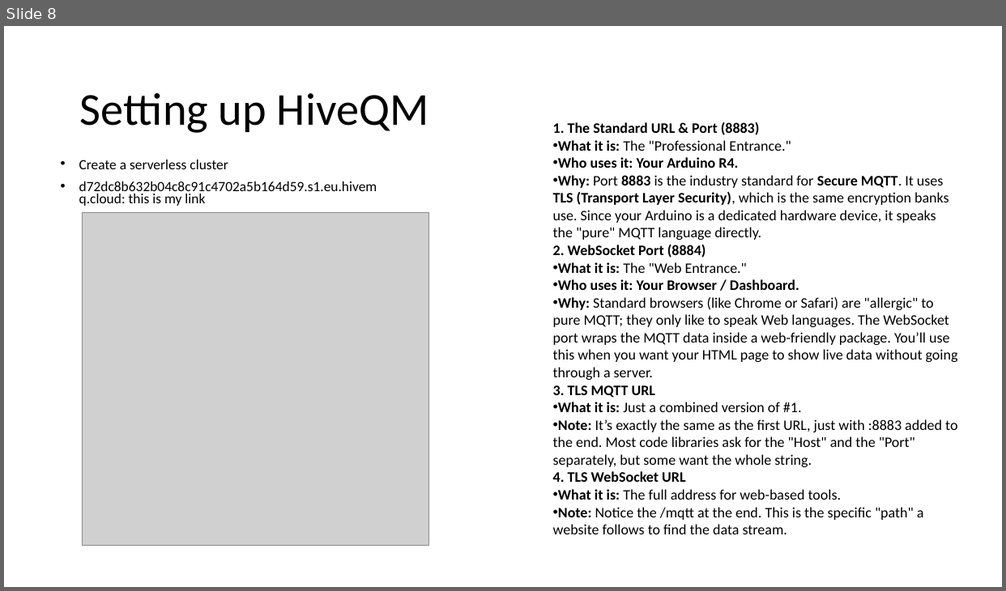
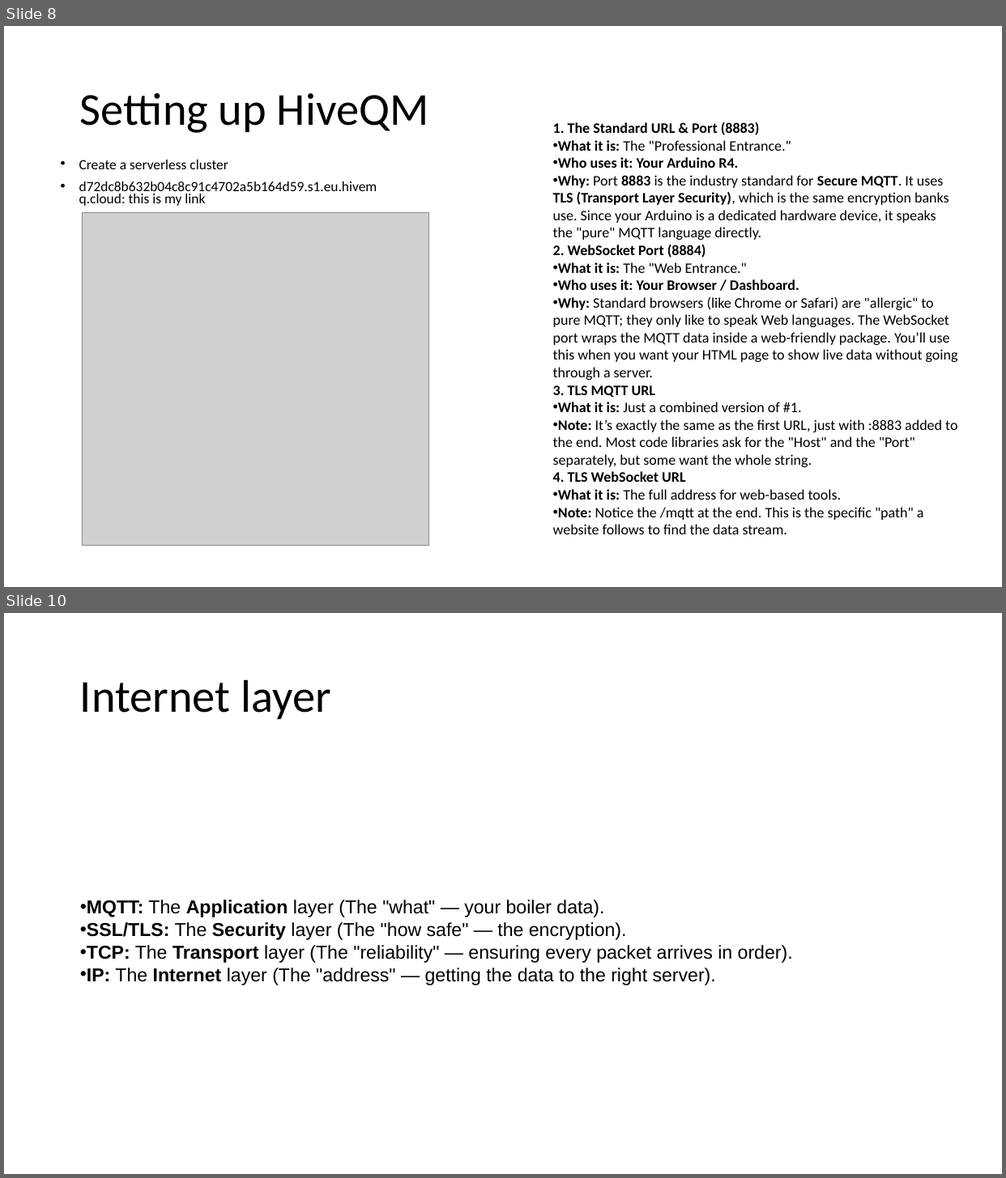
Before and after one commit to ASaab1982/000_HeaterProject, a slide deck: 008_HiveMQCloud/Principe.pptx. Shown one above the other, each under a label of ours: slide 8 before the commit, slides 8 and 10 after it; the slides between them are not shown. The pictures are 1006x591 and 1006x1178 pixels, drawn with LibreOffice and Linux fonts; fonts in the diff are those of the drawing; grey boxes stand for pictures. Boxes give left, top, right and bottom in pixels: in the first picture for what was removed or moved away, otherwise in the second. Text is boxed around its words. In the diff, an @@ line names an element or a change of style, - is before the commit and + after.

```diff
--- a/008_HiveMQCloud/Principe.pptx
+++ b/008_HiveMQCloud/Principe.pptx
@@ slide 10 added at [4,613,1002,1174], background #FFFFFF @@
@@ title added at [80,679,331,719], 44 pt, text #000000 @@
+Internet layer
@@ text added at [87,900,793,986], 18 pt, text #000000 @@
+• MQTT: The Application layer (The "what" — your boiler data).
+• SSL/TLS: The Security layer (The "how safe" — the encryption).
+• TCP: The Transport layer (The "reliability" — ensuring every packet arrives in order).
+• IP: The Internet layer (The "address" — getting the data to the right server).
```
Also in this commit, not shown: 3 other slides added, 6 other files.
